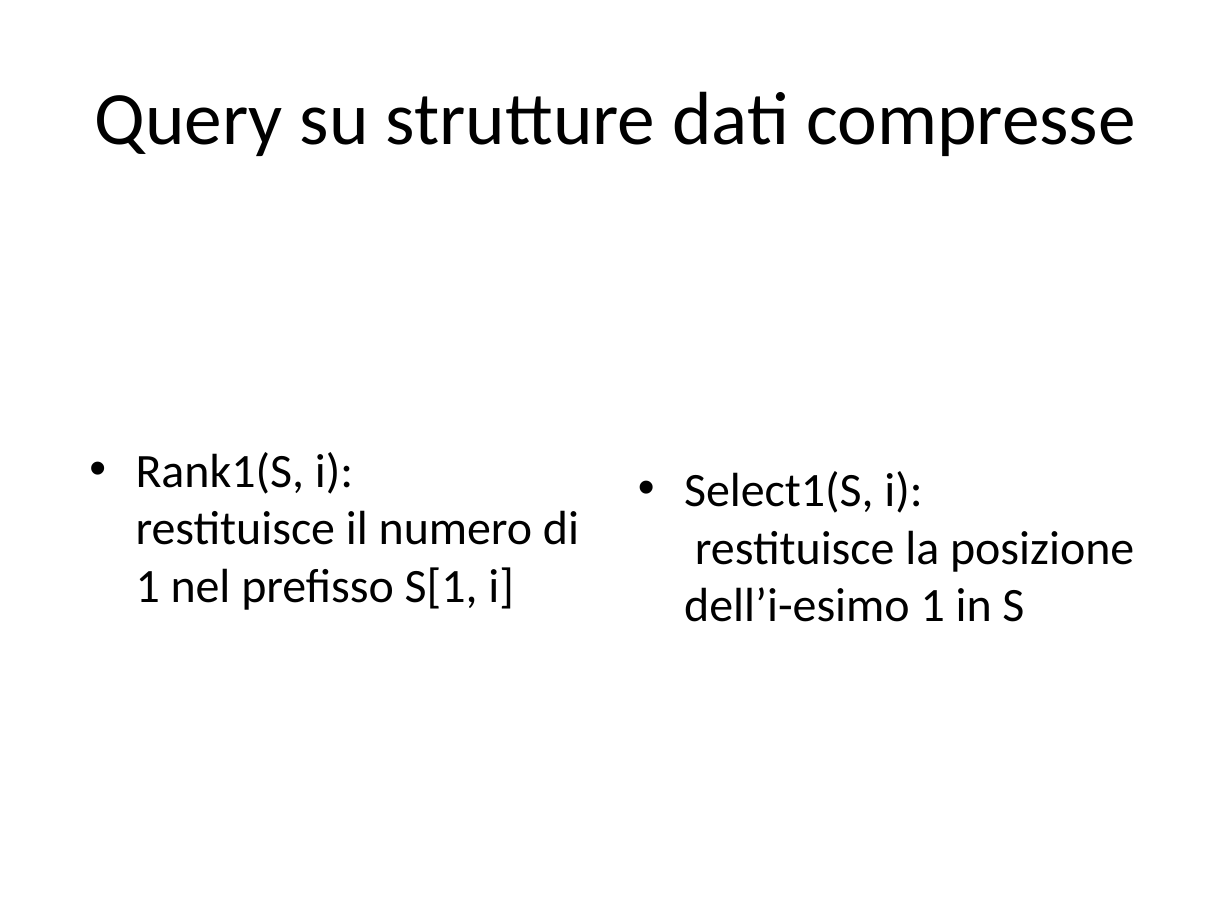
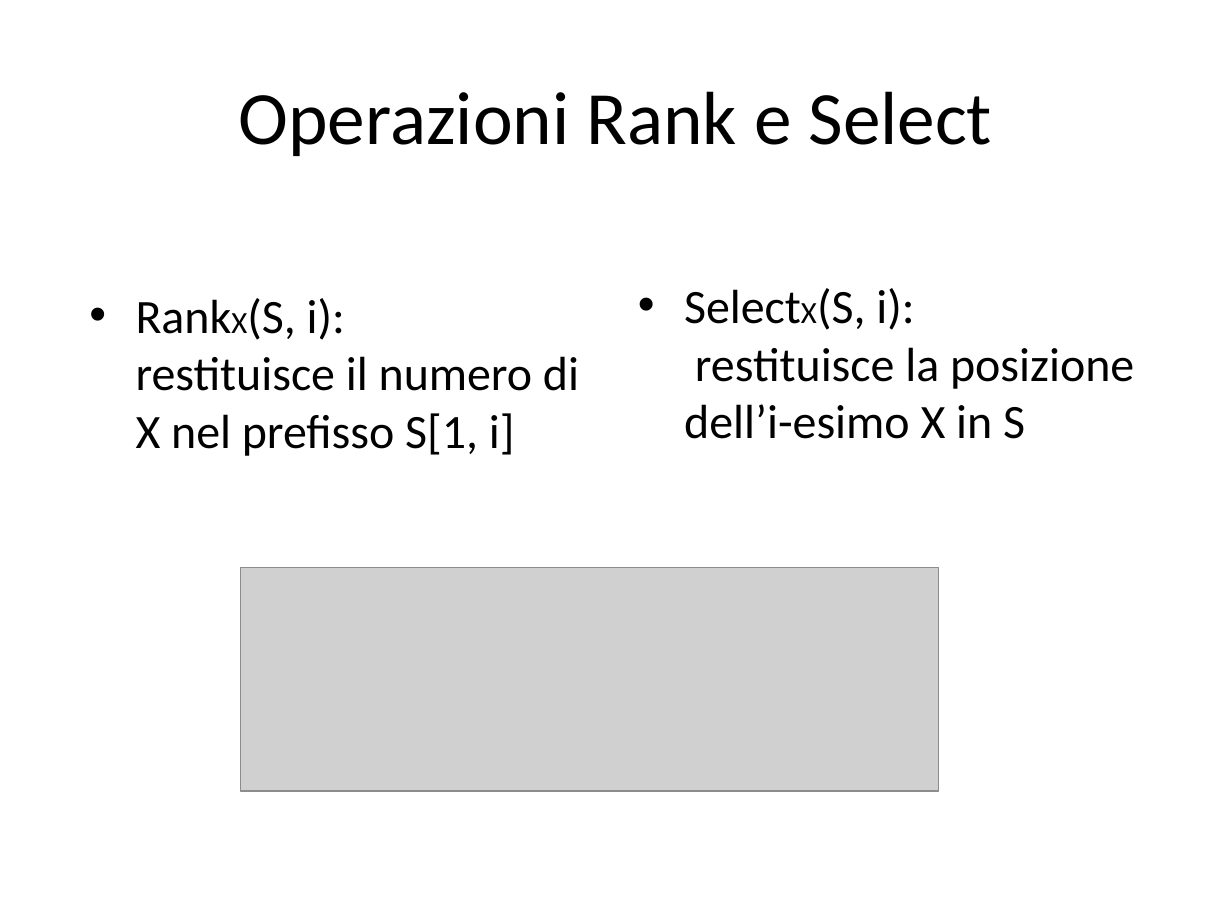
Before and after one commit to luca-Serena/tesi-strutture-dati-compressione, a slide deck: slide 6 of Presentazione.pptx. Drawn at 1232x924 pixels with LibreOffice and Linux fonts; fonts in the diff are those of the drawing; grey boxes stand for pictures. Boxes give left, top, right and bottom in pixels: in the first picture for what was removed or moved away, otherwise in the second. Text is boxed around its words. In the diff, an @@ line names an element or a change of style, - is before the commit and + after.

```diff
--- a/Presentazione.pptx
+++ b/Presentazione.pptx
@@ title at (238,91,993,156): text changed @@
-Query su strutture dati compresse
+Operazioni Rank e Select
@@ text at (136,298,579,456): text changed @@
-• Rank1(S, i):
-  restituisce il numero di 1 nel prefisso S[1, i]
+• RankX(S, i):
+  restituisce il numero di X nel prefisso S[1, i]
@@ text at (684,288,1134,439): text changed @@
-• Select1(S, i):
-  restituisce la posizione dell’i-esimo 1 in S
+• SelectX(S, i):
+  restituisce la posizione dell’i-esimo X in S
@@ picture added at (240,568,939,791) @@
```
Also in this commit, not shown: 9 other slides changed, 1 slide added, 1 slide removed.
